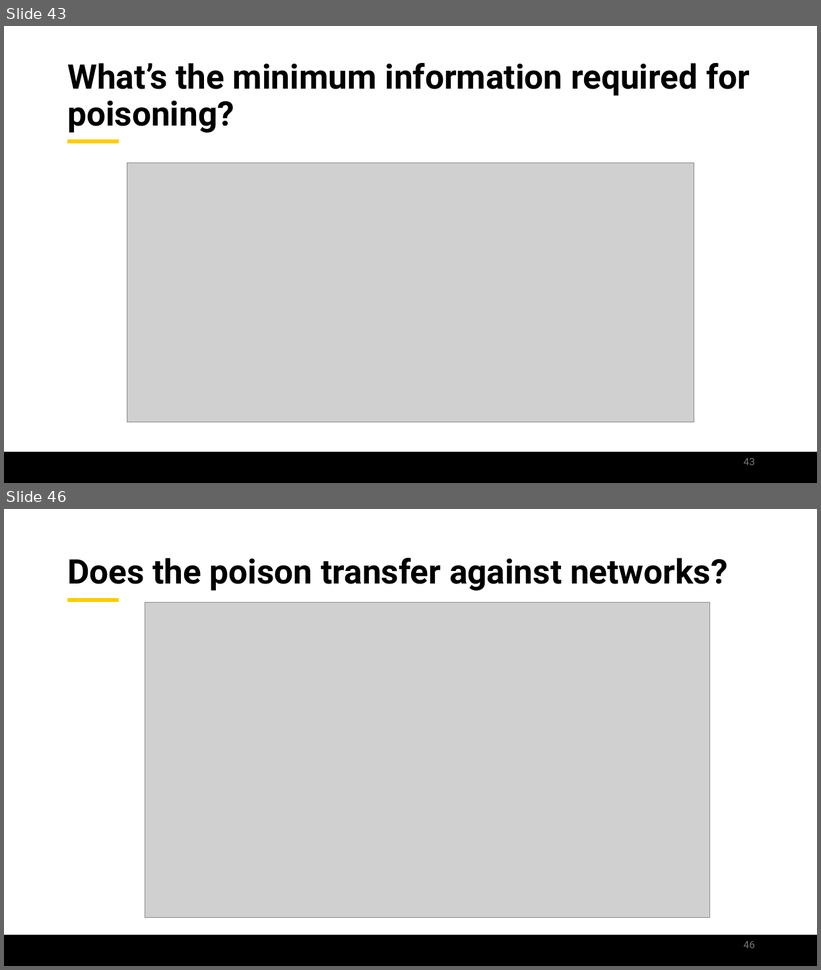
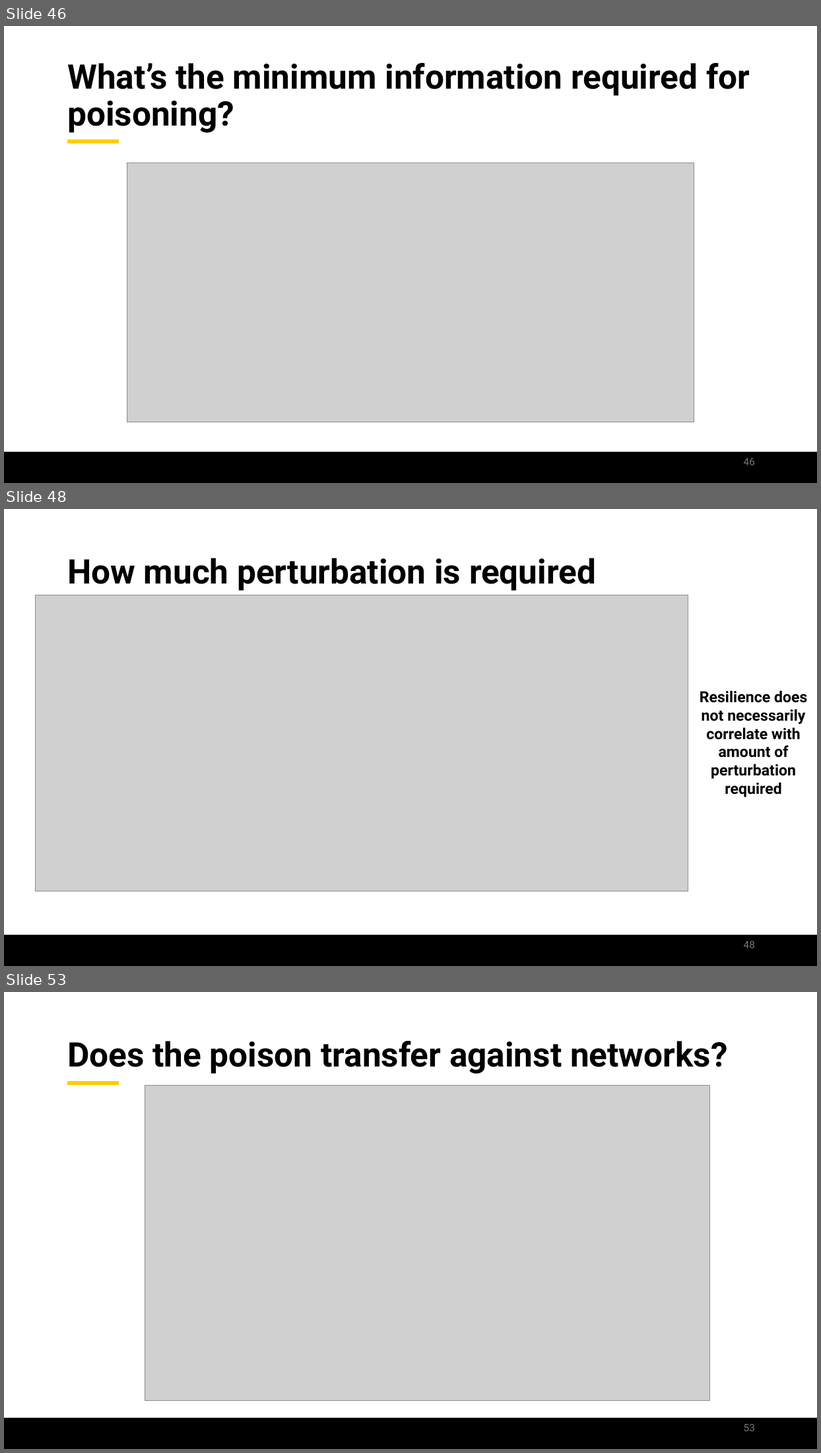
Before and after one commit to jamilgafur/Presentation, a slide deck: Presentation.pptx. Shown one above the other, each under a label of ours: slides 43 and 46 before the commit, slides 46, 48 and 53 after it; the slides between them are not shown. The pictures are 821x970 and 821x1453 pixels, drawn with LibreOffice and Linux fonts; fonts in the diff are those of the drawing; grey boxes stand for pictures; background and template pictures are left out. Boxes give left, top, right and bottom in pixels: in the first picture for what was removed or moved away, otherwise in the second. Text is boxed around its words. In the diff, an @@ line names an element or a change of style, - is before the commit and + after.

```diff
--- a/Presentation.pptx
+++ b/Presentation.pptx
@@ slide 48 added at <box>4,509,817,966</box>, background #FFFFFF; not listed: 1 template element that a slide beside it also shows @@
@@ title added at <box>67,558,596,591</box>, 40 pt, text #000000, bold @@
+How much perturbation is required
@@ picture added at <box>35,595,688,892</box> @@
@@ text added at <box>700,691,807,797</box>, 18 pt, text #000000, bold @@
+Resilience does not necessarily correlate with amount of perturbation required
@@ page number added at <box>744,941,755,949</box>, 12 pt, text #797979 @@
+48
@@ what was slide 43 is now slide 46 @@
@@ page number at <box>744,458,755,466</box>: text changed @@
-43
+46
@@ what was slide 46 is now slide 53 @@
@@ page number at <box>744,1424,755,1432</box>: text changed @@
-46
+53
```
Also in this commit, not shown: 9 slides changed, 10 other slides added, 3 slides removed.
